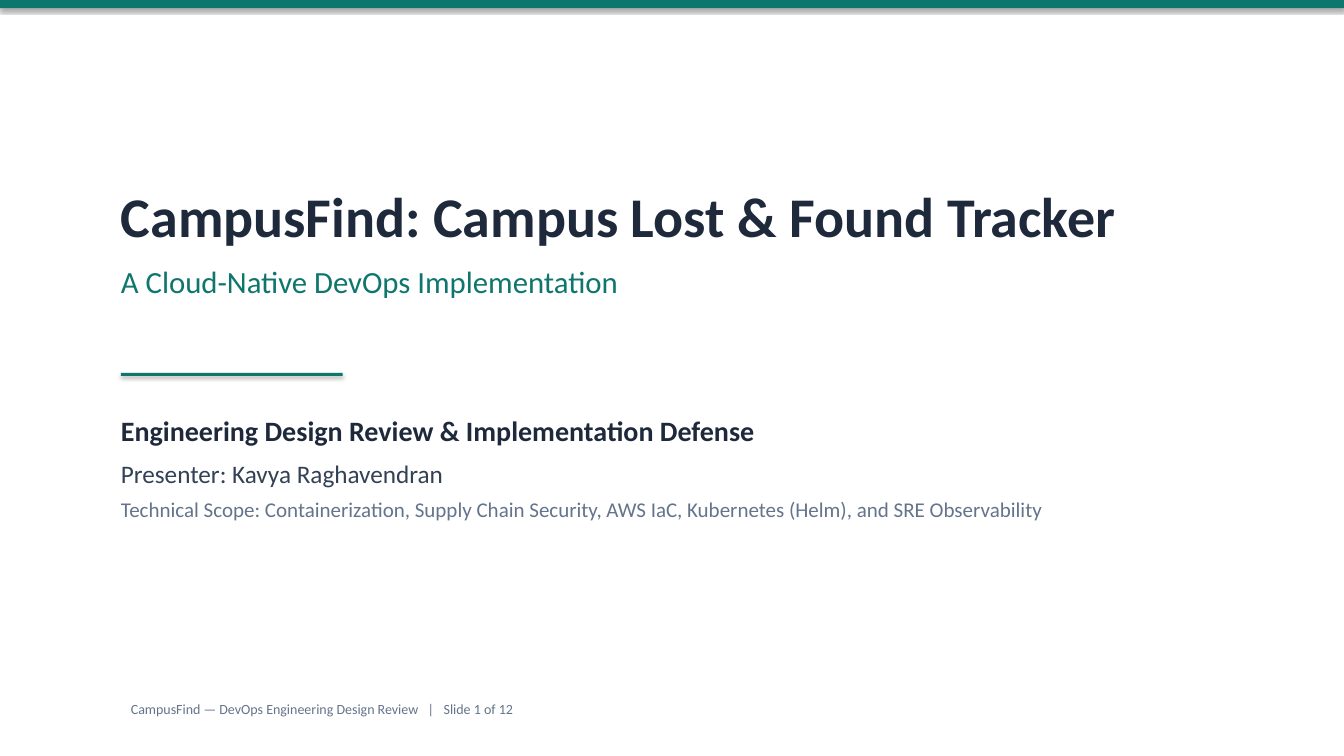
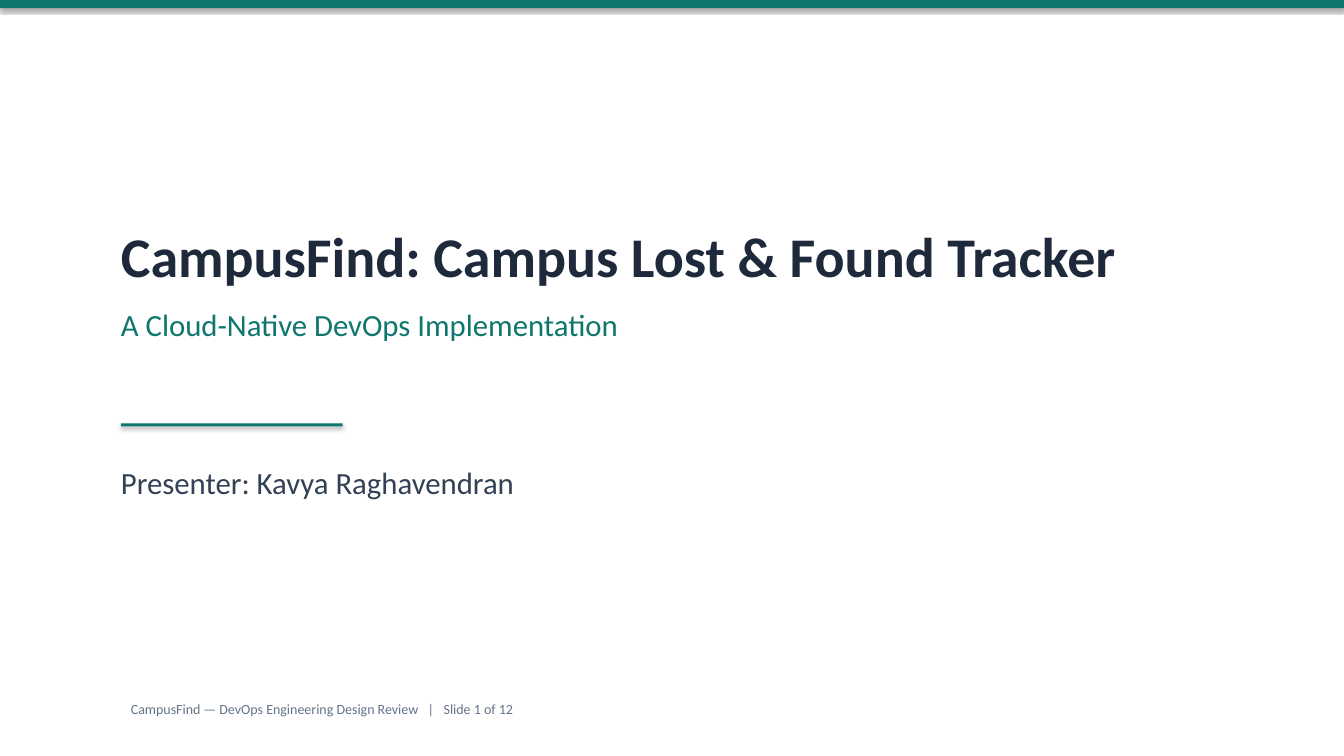
Before and after one commit to Kavya100206/campusFind, a slide deck: slide 1 of presentation/campusfind.pptx. Drawn at 1344x756 pixels with LibreOffice and Linux fonts; fonts in the diff are those of the drawing. Boxes give left, top, right and bottom in pixels: in the first picture for what was removed or moved away, otherwise in the second. Text is boxed around its words. In the diff, an @@ line names an element or a change of style, - is before the commit and + after.

Commit message:
docs: update title slide layout in presentation deck

```diff
--- a/presentation/campusfind.pptx
+++ b/presentation/campusfind.pptx
@@ text "CampusFind: Campus Lost & Found ...": place and size @@
-text "CampusFind: Campus Lost & Found ..." at (121, 197, 1115, 298)
+text "CampusFind: Campus Lost & Found ..." at (121, 237, 1115, 341)
@@ text at (121, 314, 617, 341): more space between paragraphs @@
@@ rectangle: place and size @@
-rectangle at (121, 373, 343, 376)
+rectangle at (121, 423, 343, 426)
@@ text at (121, 421, 754, 446): paragraph removed @@
-Engineering Design Review & Implementation Defense
@@ text "Presenter: Kavya Raghavendran": place and size @@
-text "Presenter: Kavya Raghavendran" at (121, 421, 1042, 521)
+text "Presenter: Kavya Raghavendran" at (121, 472, 514, 500)
@@ text "Presenter: Kavya Raghavendran" at (121, 472, 514, 500): size 18 to 22 pt; less space between paragraphs @@
@@ text at (121, 502, 1042, 521): paragraph removed @@
-Technical Scope: Containerization, Supply Chain Security, AWS IaC, Kubernetes (Helm), and SRE Observability
```
